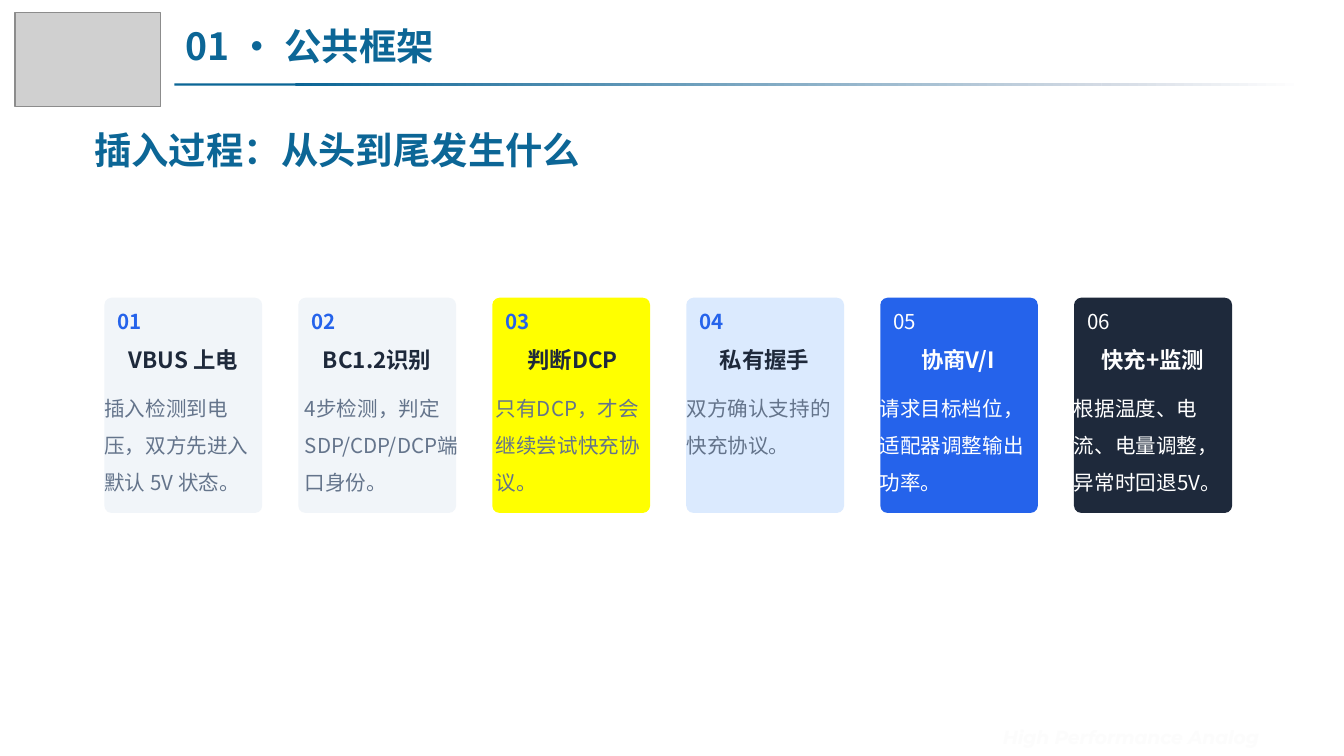
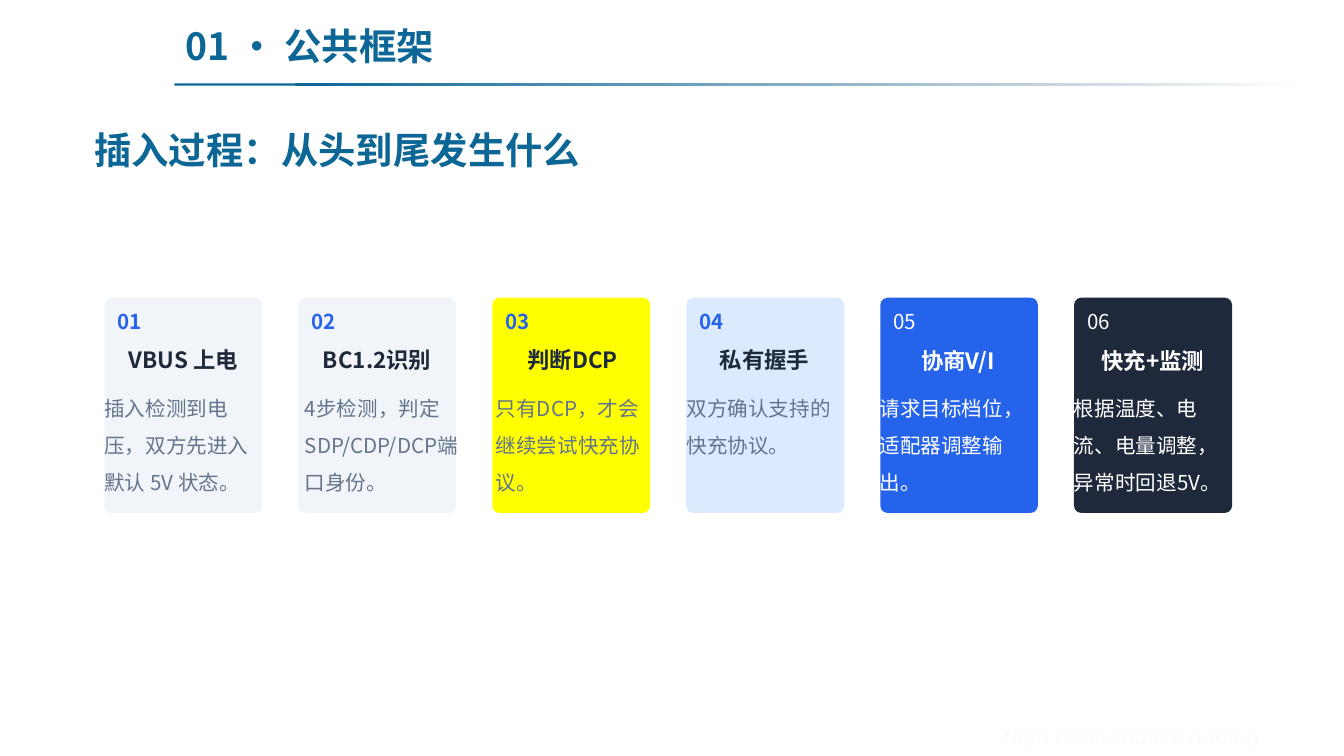
Before and after one commit to Dremote/Books, a slide deck: slide 6 of Notes/5. 基于DPDM的快充协议简介.pptx. Drawn at 1344x756 pixels with LibreOffice and Linux fonts; fonts in the diff are those of the drawing; grey boxes stand for pictures; background and template pictures are left out. Boxes give left, top, right and bottom in pixels: in the first picture for what was removed or moved away, otherwise in the second. Text is boxed around its words. In the diff, an @@ line names an element or a change of style, - is before the commit and + after.

```diff
--- a/Notes/5. 基于DPDM的快充协议简介.pptx
+++ b/Notes/5. 基于DPDM的快充协议简介.pptx
@@ picture removed at (x1=15, y1=12, x2=160, y2=106) @@
@@ rounded rectangle removed at (x1=199, y1=0, x2=1146, y2=756) @@
-Sgmicro
-Confidential
@@ text added at (x1=199, y1=0, x2=1146, y2=756), 60 pt, text #FFFFFF @@
+Sgmicro
+Confidential
@@ text at (x1=880, y1=396, x2=1024, y2=496): text changed @@
-请求目标档位，适配器调整输出功率。
+请求目标档位，适配器调整输出。
```
Also in this commit, not shown: 25 other slides changed, 2 slides added, 8 other files.
